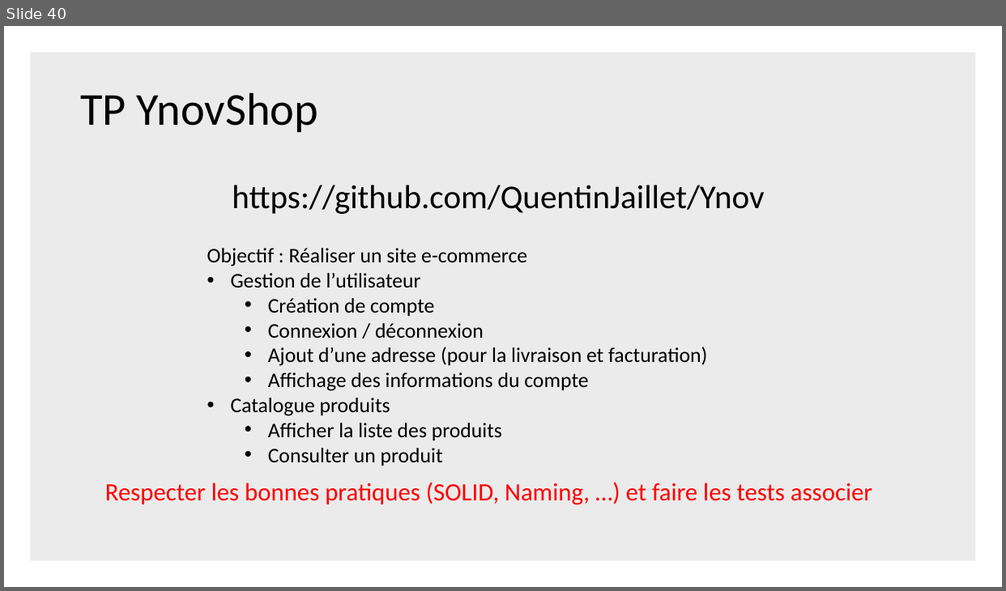
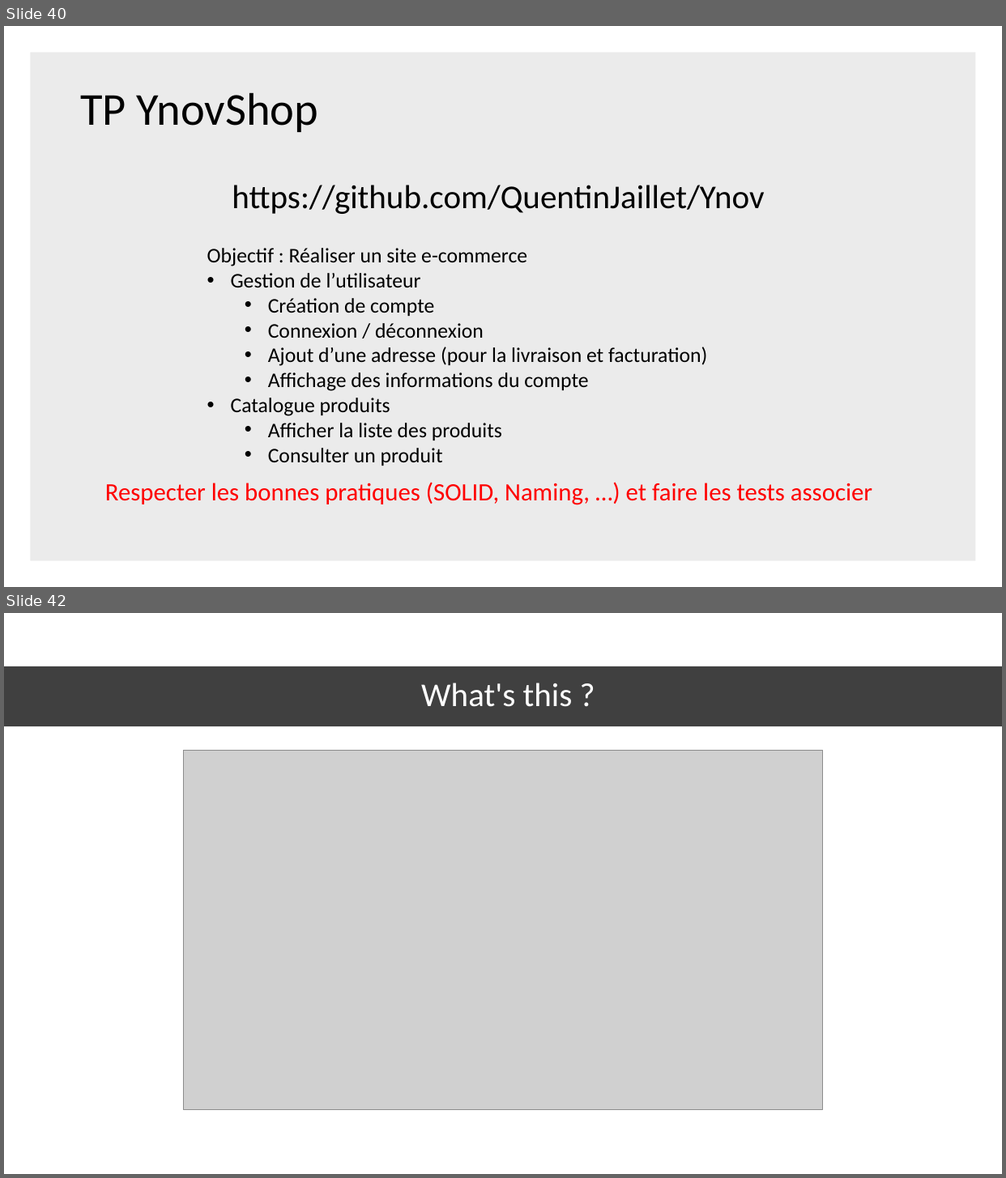
Before and after one commit to QuentinJaillet/Ynov, a slide deck: Documentation/METHODOLOGIE DE TESTS & TESTS UNITAIRES.pptx. Shown one above the other, each under a label of ours: slide 40 before the commit, slides 40 and 42 after it; the slides between them are not shown. The pictures are 1006x591 and 1006x1178 pixels, drawn with LibreOffice and Linux fonts; fonts in the diff are those of the drawing; grey boxes stand for pictures. Boxes give left, top, right and bottom in pixels: in the first picture for what was removed or moved away, otherwise in the second. Text is boxed around its words. In the diff, an @@ line names an element or a change of style, - is before the commit and + after.

```diff
--- a/Documentation/METHODOLOGIE DE TESTS & TESTS UNITAIRES.pptx
+++ b/Documentation/METHODOLOGIE DE TESTS & TESTS UNITAIRES.pptx
@@ slide 42 added at [4,613,1002,1174], background #FFFFFF @@
@@ rectangle added at [4,666,1002,726], fill #000000 at 75% opacity @@
@@ title added at [421,683,573,707], 32 pt, text #FFFFFF @@
+What's this ?
@@ picture added at [184,750,823,1110] @@
```
Also in this commit, not shown: 2 slides changed, 9 other slides added, 1 slide removed.
